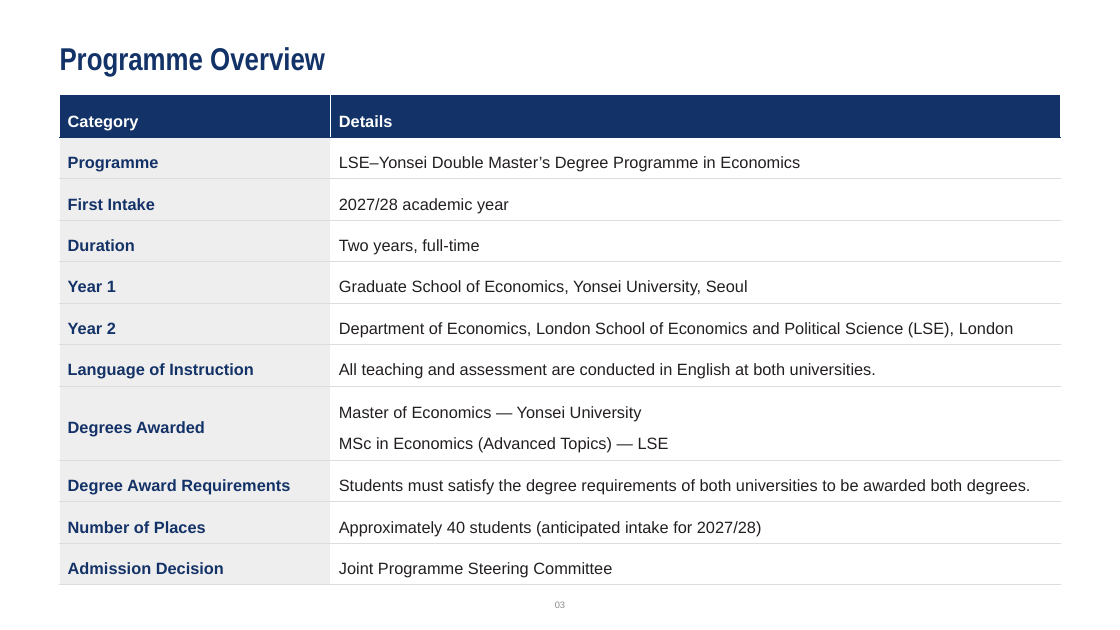
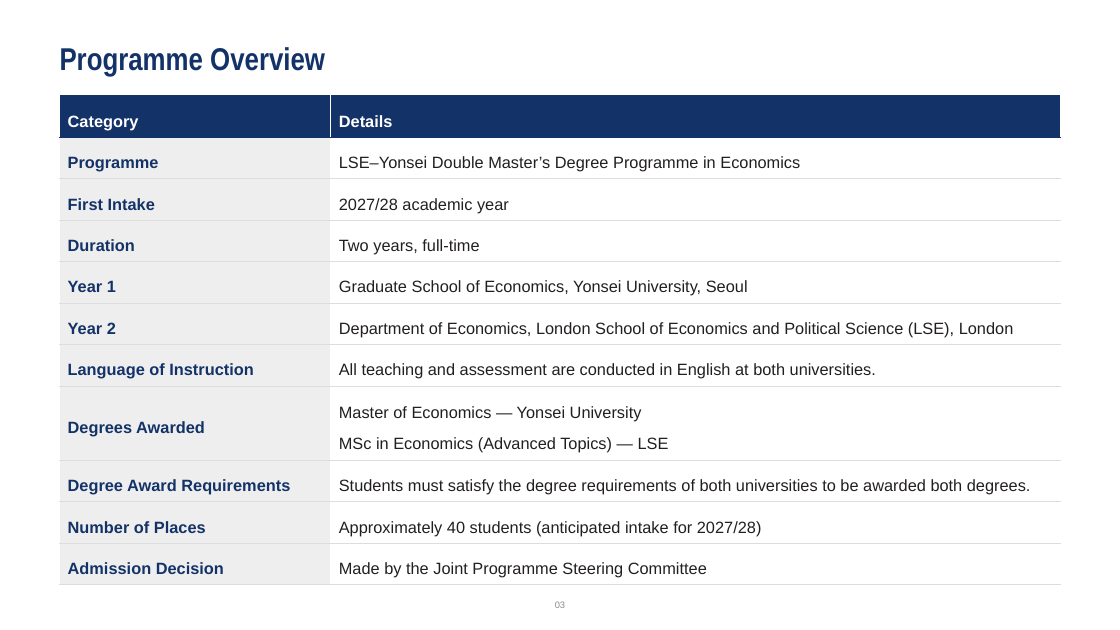
Before and after one commit to kimdukgyoo/kimdukgyoo.github.io, a slide deck: slide 4 of temp/LSE-Yonsei.pptx. Drawn at 1120x630 pixels with LibreOffice and Linux fonts; fonts in the diff are those of the drawing. Boxes give left, top, right and bottom in pixels: in the first picture for what was removed or moved away, otherwise in the second. Text is boxed around its words. In the diff, an @@ line names an element or a change of style, - is before the commit and + after.

```diff
--- a/temp/LSE-Yonsei.pptx
+++ b/temp/LSE-Yonsei.pptx
@@ table at bbox=[60, 96, 1061, 582] @@
-row 11, column 2: Joint Programme Steering Committee
+row 11, column 2: Made by the Joint Programme Steering Committee
```
